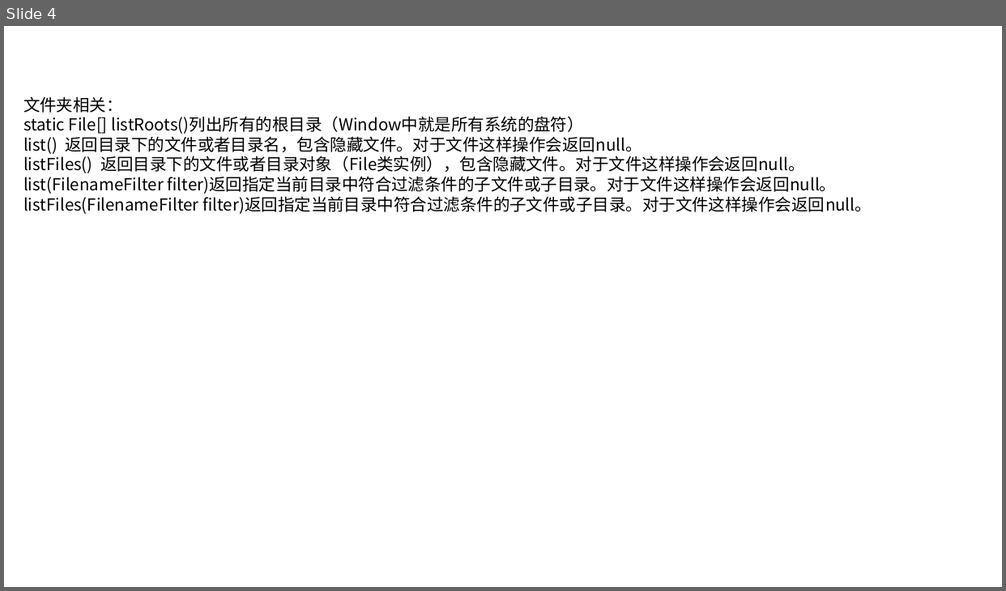
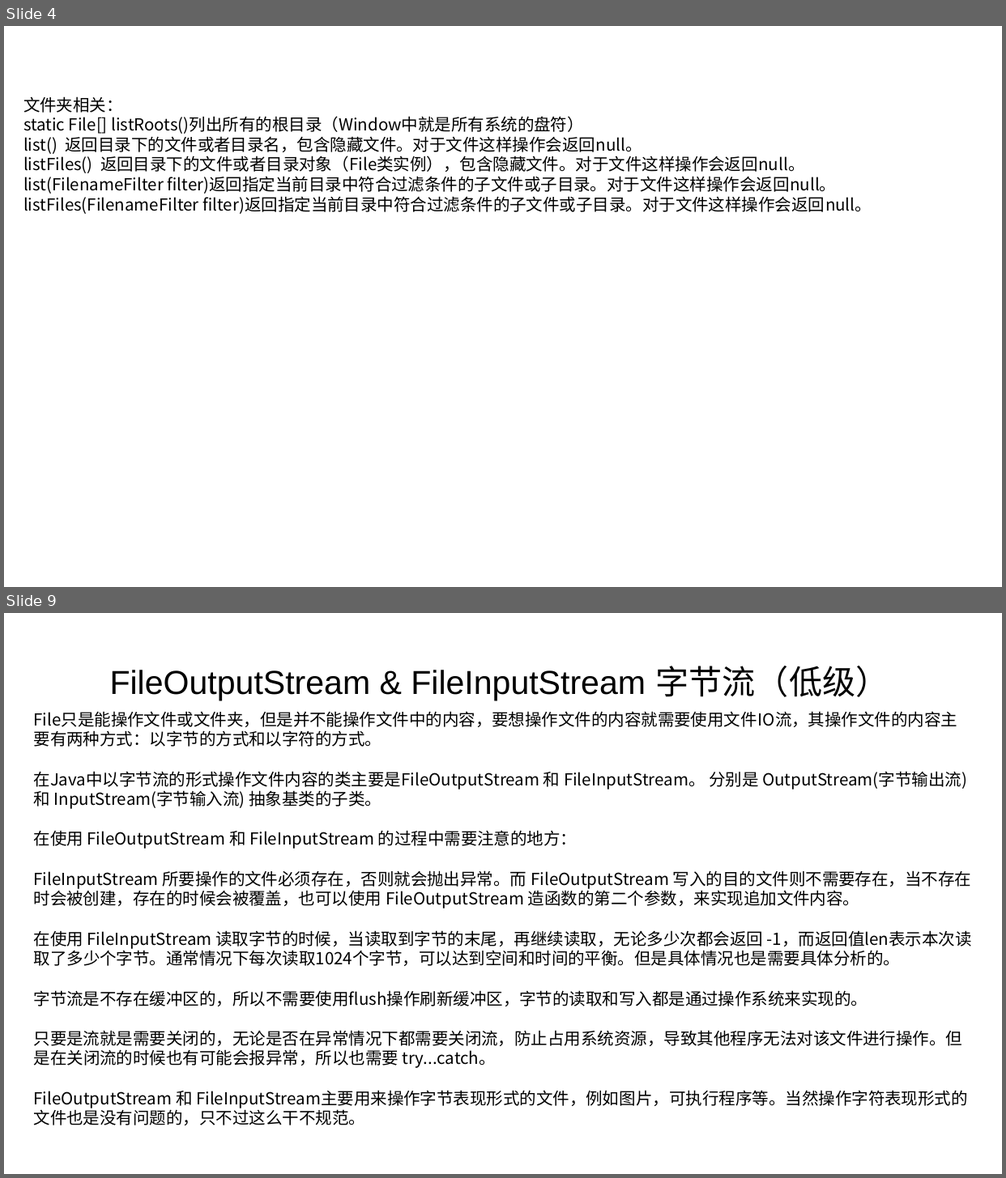
Before and after one commit to linkknown/PPT, a slide deck: 基础PPT/第8章：Java IO基础.pptx. Shown one above the other, each under a label of ours: slide 4 before the commit, slides 4 and 9 after it; the slides between them are not shown. The pictures are 1006x591 and 1006x1178 pixels, drawn with LibreOffice and Linux fonts; fonts in the diff are those of the drawing; background and template pictures are left out. Boxes give left, top, right and bottom in pixels: in the first picture for what was removed or moved away, otherwise in the second. Text is boxed around its words. In the diff, an @@ line names an element or a change of style, - is before the commit and + after.

Commit message:
PPT 内容优化

```diff
--- a/基础PPT/第8章：Java IO基础.pptx
+++ b/基础PPT/第8章：Java IO基础.pptx
@@ slide 9 added at box(4, 613, 1002, 1174), background picture (left out) @@
@@ text added at box(110, 666, 889, 701), 32 pt, text #000000 @@
+FileOutputStream & FileInputStream 字节流（低级）
@@ text added at box(34, 711, 972, 1126), 16 pt, text #000000 @@
+File只是能操作文件或文件夹，但是并不能操作文件中的内容，要想操作文件的内容就需要使用文件IO流，其操作文件的内容主要有两种方式：以字节的方式和以字符的方式。
+在Java中以字节流的形式操作文件内容的类主要是FileOutputStream 和 FileInputStream。 分别是 OutputStream(字节输出流) 和 InputStream(字节输入流) 抽象基类的子类。
+在使用 FileOutputStream 和 FileInputStream 的过程中需要注意的地方：
+FileInputStream 所要操作的文件必须存在，否则就会抛出异常。而 FileOutputStream 写入的目的文件则不需要存在，当不存在时会被创建，存在的时候会被覆盖，也可以使用 FileOutputStream 造函数的第二个参数，来实现追加文件内容。
+在使用 FileInputStream 读取字节的时候，当读取到字节的末尾，再继续读取，无论多少次都会返回 -1，而返回值len表示本次读取了多少个字节。通常情况下每次读取1024个字节，可以达到空间和时间的平衡。但是具体情况也是需要具体分析的。
+字节流是不存在缓冲区的，所以不需要使用flush操作刷新缓冲区，字节的读取和写入都是通过操作系统来实现的。
+只要是流就是需要关闭的，无论是否在异常情况下都需要关闭流，防止占用系统资源，导致其他程序无法对该文件进行操作。但是在关闭流的时候也有可能会报异常，所以也需要 try...catch。
+FileOutputStream 和 FileInputStream主要用来操作字节表现形式的文件，例如图片，可执行程序等。当然操作字符表现形式的文件也是没有问题的，只不过这么干不规范。
```
Also in this commit, not shown: 6 slides changed, 7 other slides added, 2 slides removed, 1 other file.
